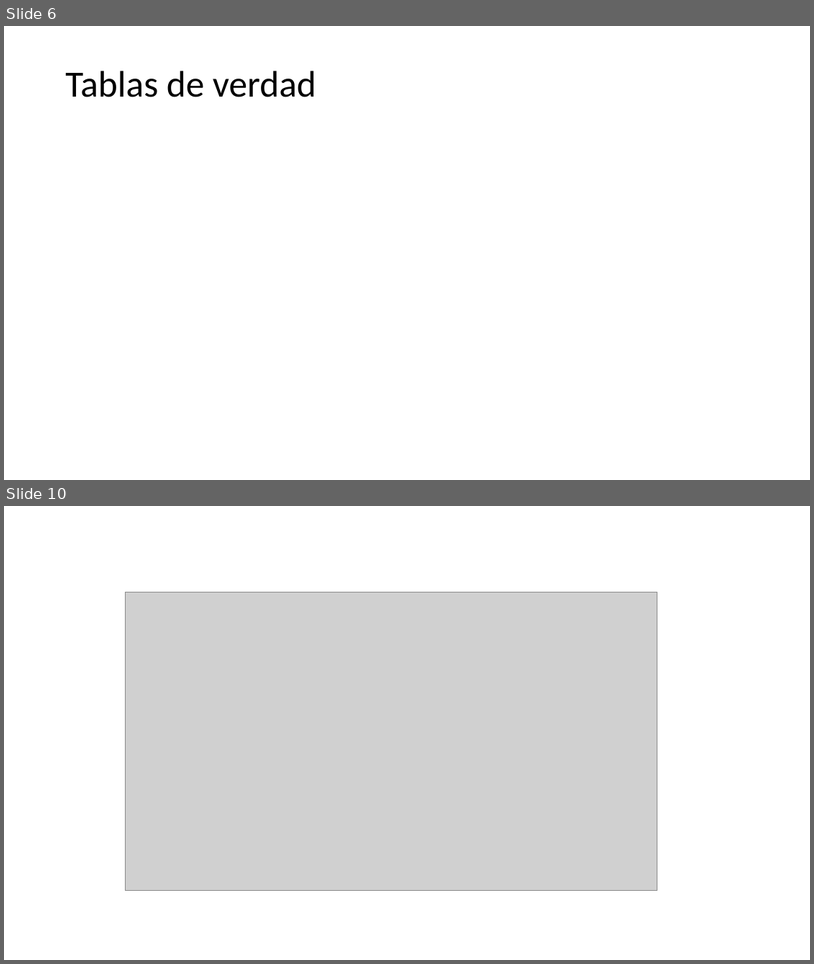
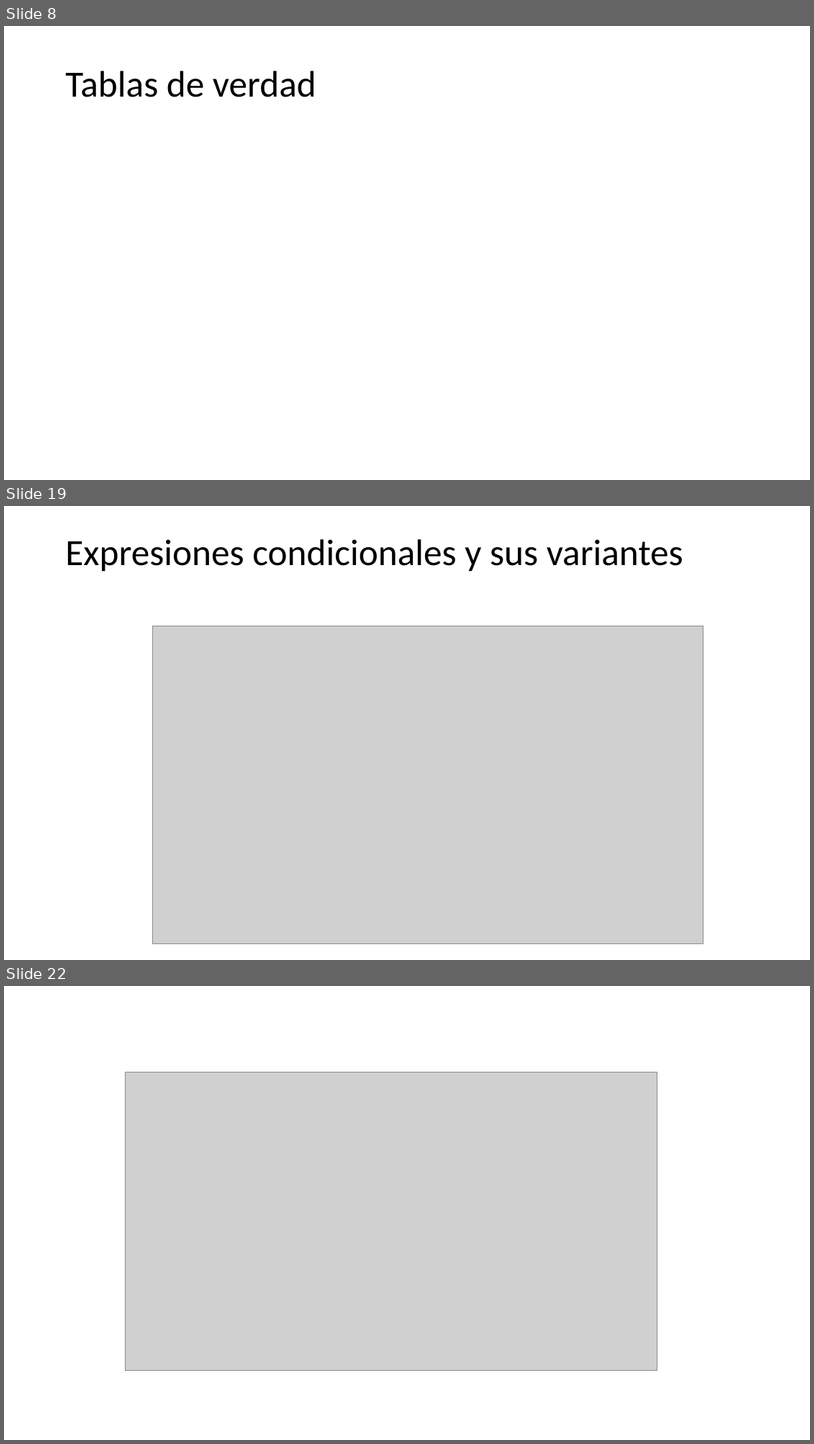
Before and after one commit to discretas1-udea/apuntes_clases_2026-2, a slide deck: clase-04/apuntes_clase4.pptx. Shown one above the other, each under a label of ours: slides 6 and 10 before the commit, slides 8, 19 and 22 after it; the slides between them are not shown. The pictures are 814x964 and 814x1444 pixels, drawn with LibreOffice and Linux fonts; fonts in the diff are those of the drawing; grey boxes stand for pictures. Boxes give left, top, right and bottom in pixels: in the first picture for what was removed or moved away, otherwise in the second. Text is boxed around its words. In the diff, an @@ line names an element or a change of style, - is before the commit and + after.

```diff
--- a/clase-04/apuntes_clase4.pptx
+++ b/clase-04/apuntes_clase4.pptx
@@ slide 19 added at box(4, 506, 810, 960), background #FFFFFF @@
@@ title added at box(65, 539, 684, 572), 44 pt, text #000000 @@
+Expresiones condicionales y sus variantes
@@ picture added at box(153, 626, 704, 943) @@
@@ what was slide 6 is now slide 8 @@
@@ what was slide 10 is now slide 22 @@
```
Also in this commit, not shown: 8 slides changed, 11 other slides added, 3 other files.
